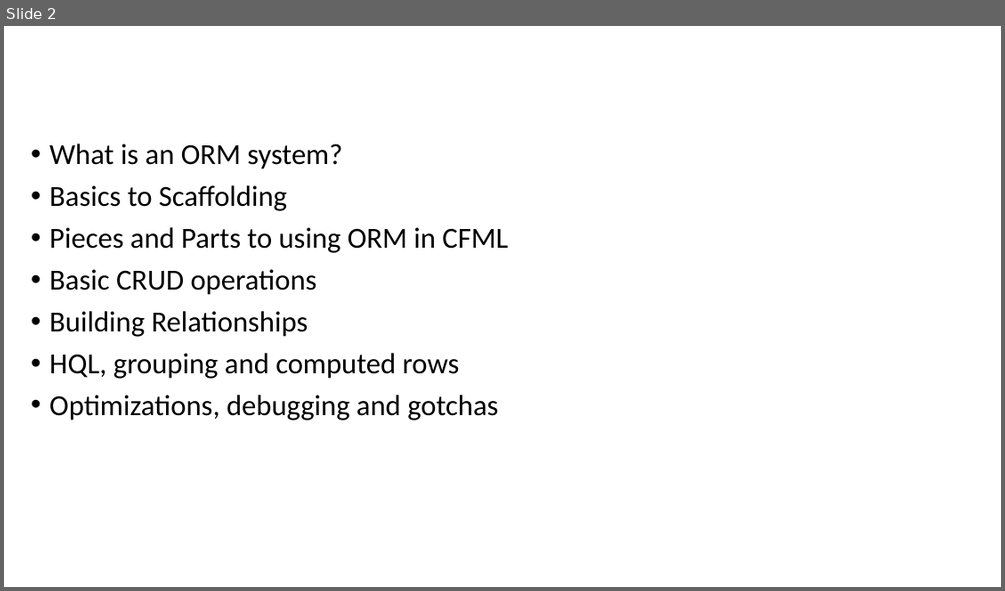
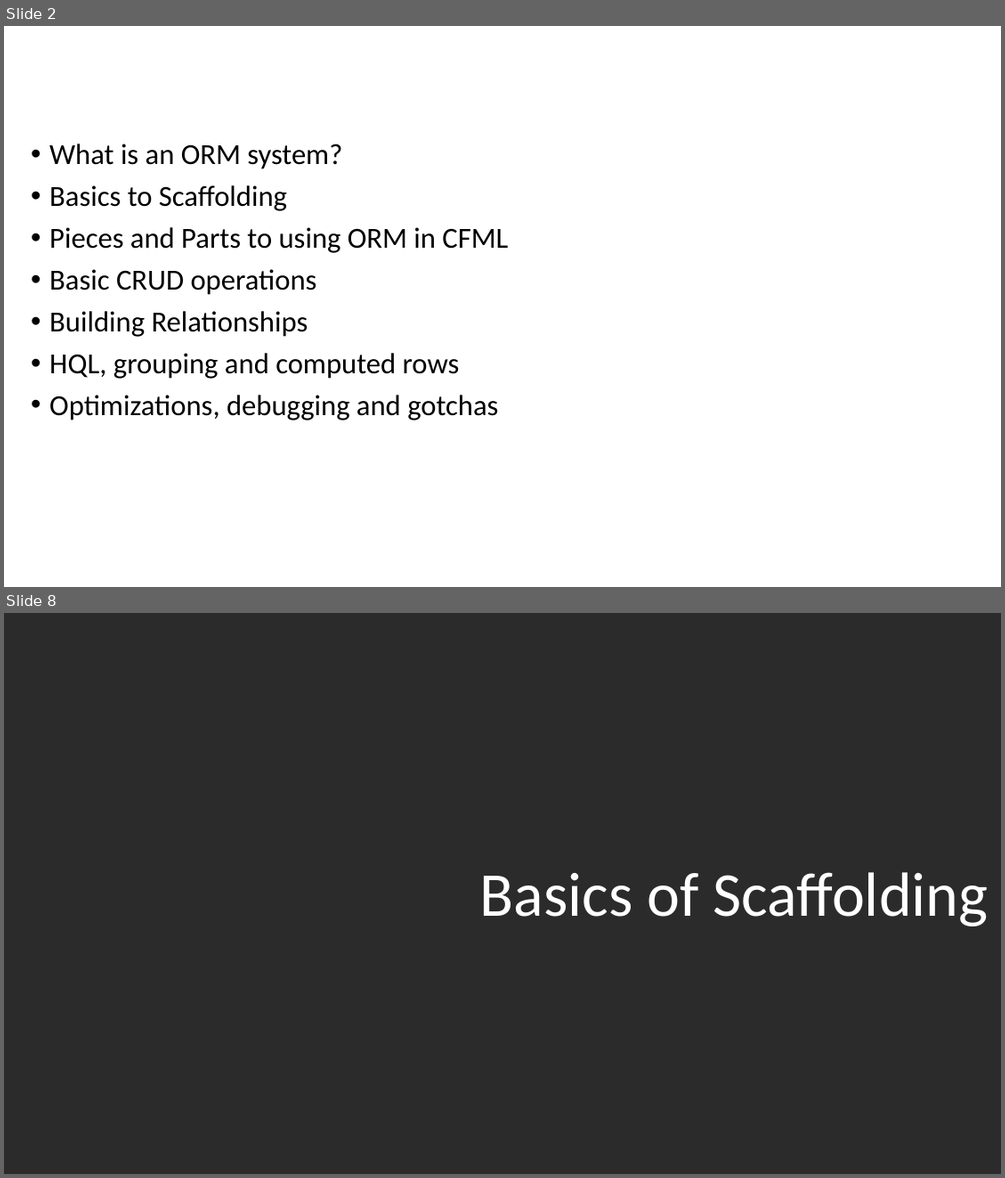
Before and after one commit to quetwo/orm-preso, a slide deck: Using ColdFusion ORM.pptx. Shown one above the other, each under a label of ours: slide 2 before the commit, slides 2 and 8 after it; the slides between them are not shown. The pictures are 1005x591 and 1005x1178 pixels, drawn with LibreOffice and Linux fonts; fonts in the diff are those of the drawing; background and template pictures are left out; a plain dark background stands for a picture behind light text. Boxes give left, top, right and bottom in pixels: in the first picture for what was removed or moved away, otherwise in the second. Text is boxed around its words. In the diff, an @@ line names an element or a change of style, - is before the commit and + after.

```diff
--- a/Using ColdFusion ORM.pptx
+++ b/Using ColdFusion ORM.pptx
@@ slide 8 added at <box>4,613,1001,1174</box>, background picture (left out) @@
@@ title added at <box>480,872,987,926</box>, 60 pt, text #FFFFFF @@
+Basics of Scaffolding
```
Also in this commit, not shown: 1 slide changed, 5 other slides added, 11 other files.
